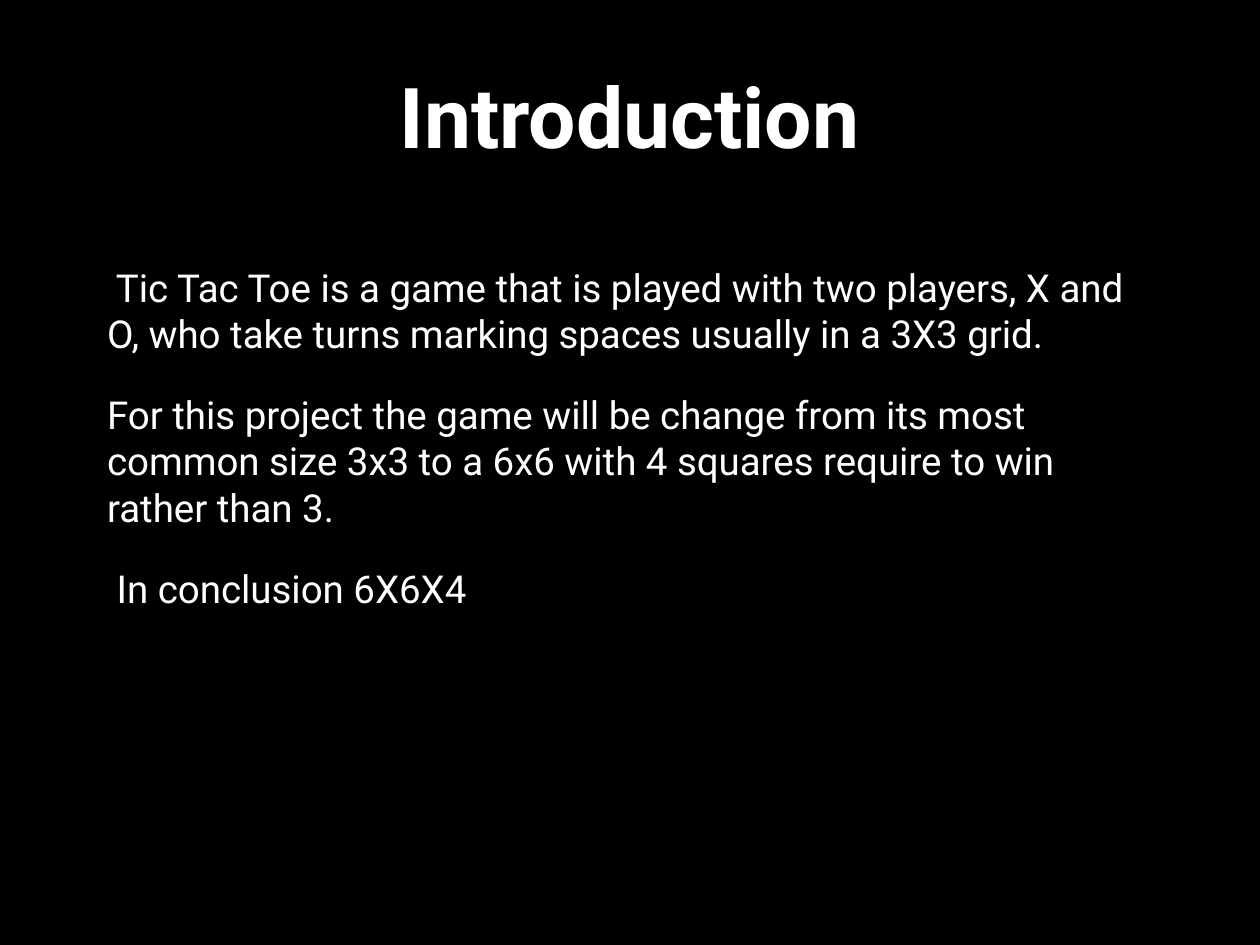
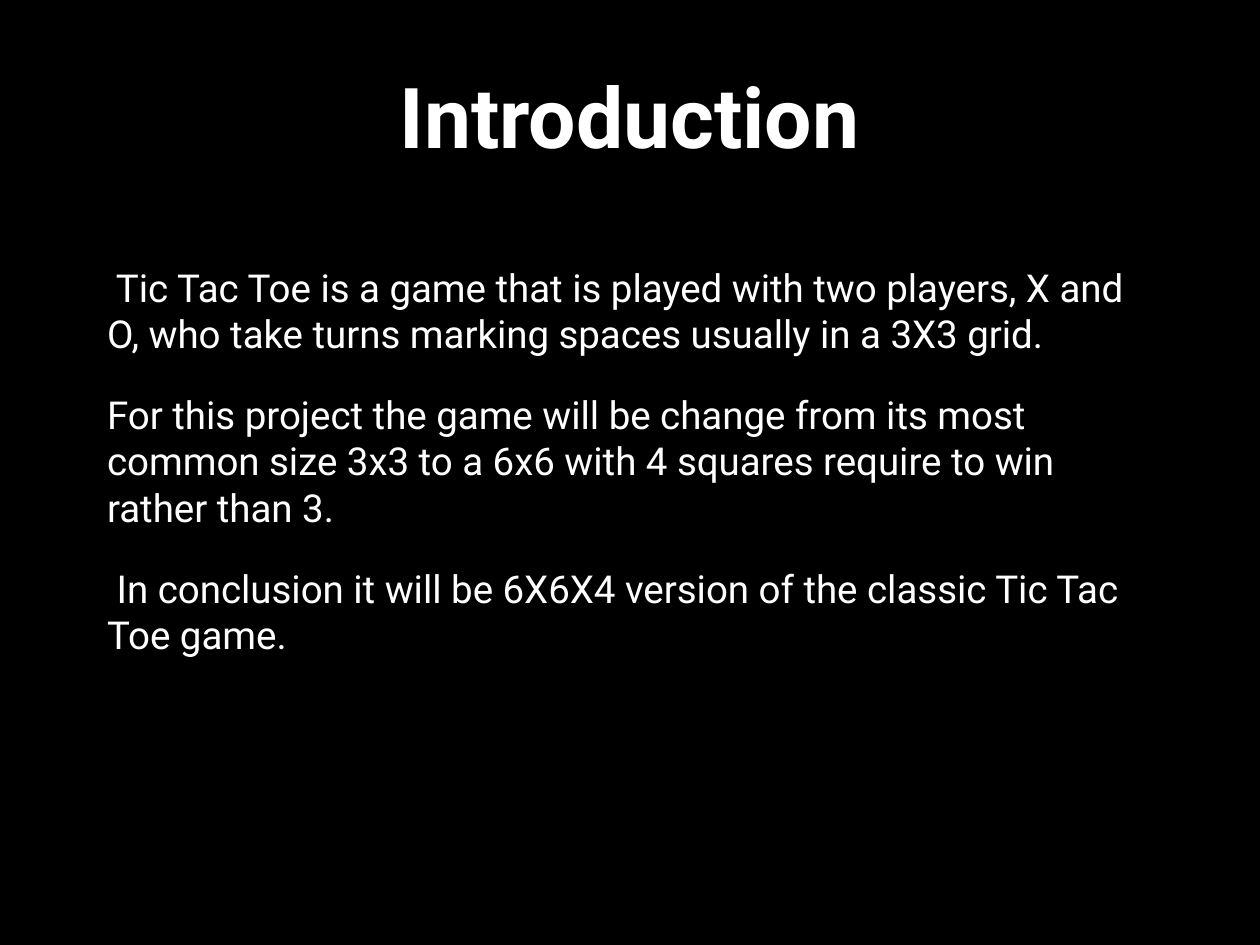
Before and after one commit to Amatarasu/A-Team, a slide deck: slide 2 of Power Point Presentation.pptx. Drawn at 1260x945 pixels with LibreOffice and Linux fonts; fonts in the diff are those of the drawing; background and template pictures are left out. Boxes give left, top, right and bottom in pixels: in the first picture for what was removed or moved away, otherwise in the second. Text is boxed around its words. In the diff, an @@ line names an element or a change of style, - is before the commit and + after.

```diff
--- a/Power Point Presentation.pptx
+++ b/Power Point Presentation.pptx
@@ text at <box>107,573,1118,657</box>: text changed @@
-In conclusion 6X6X4
+In conclusion it will be 6X6X4 version of the classic Tic Tac Toe game.
```
Also in this commit, not shown: 5 other slides changed, 1 slide added, 4 other files.
